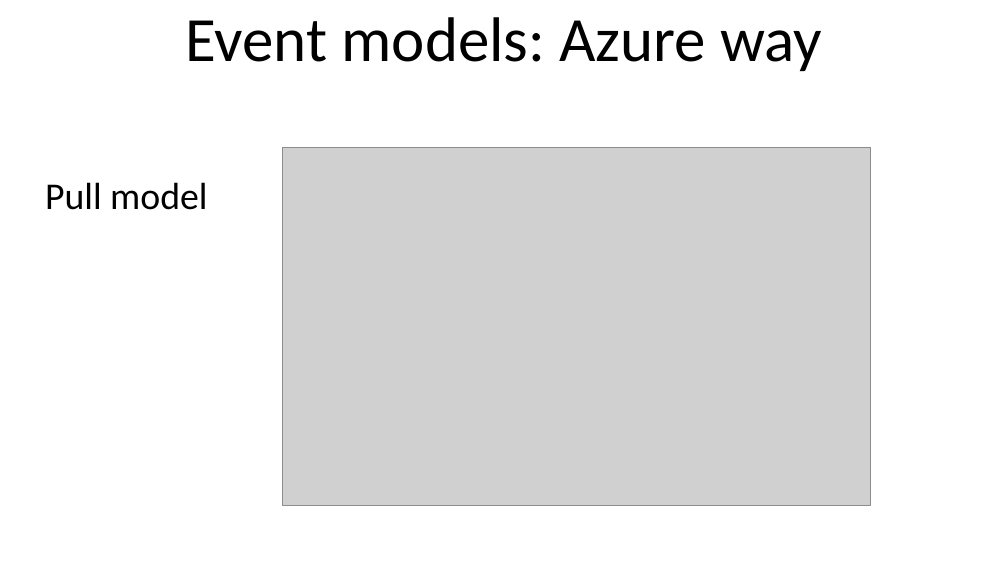
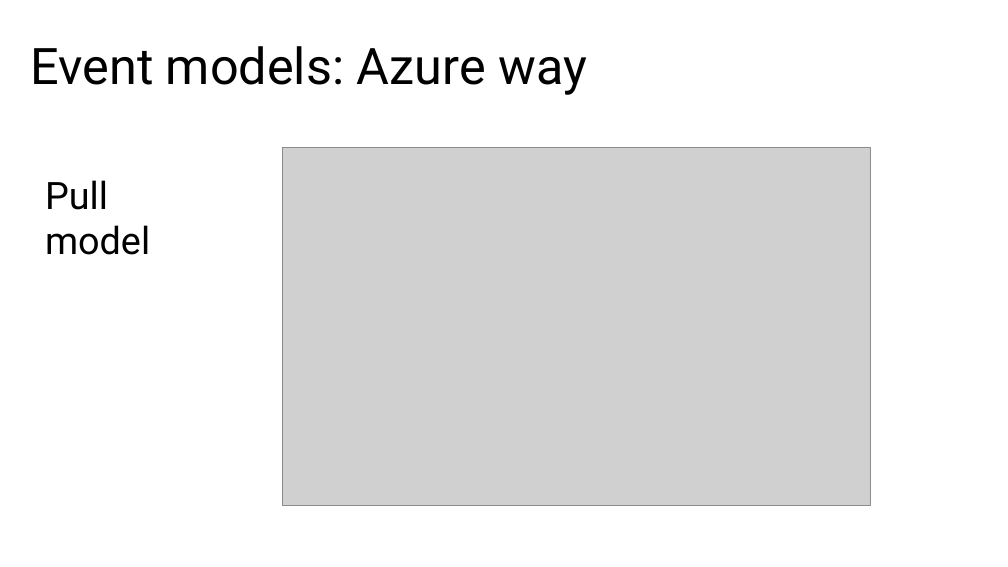
Before and after one commit to alex-zyl/FunctionsVSLambda, a slide deck: slide 32 of Presentation/Presentation.pptx (slide 24 before the commit). Drawn at 1008x567 pixels with LibreOffice and Linux fonts; fonts in the diff are those of the drawing; grey boxes stand for pictures. Boxes give left, top, right and bottom in pixels: in the first picture for what was removed or moved away, otherwise in the second. Text is boxed around its words. In the diff, an @@ line names an element or a change of style, - is before the commit and + after.

```diff
--- a/Presentation/Presentation.pptx
+++ b/Presentation/Presentation.pptx
@@ text "Event models: Azure way": place and size @@
-text "Event models: Azure way" at [185, 17, 822, 71]
+text "Event models: Azure way" at [30, 46, 588, 95]
@@ text "Event models: Azure way" at [30, 46, 588, 95]: size 60 to 48 pt, font Calibri to Roboto; alignment centre to left @@
@@ text "Pull model" at [45, 180, 150, 255]: font Calibri to Roboto @@
```
Also in this commit, not shown: 25 other slides changed, 12 slides added, 3 slides removed, 23 other files.
